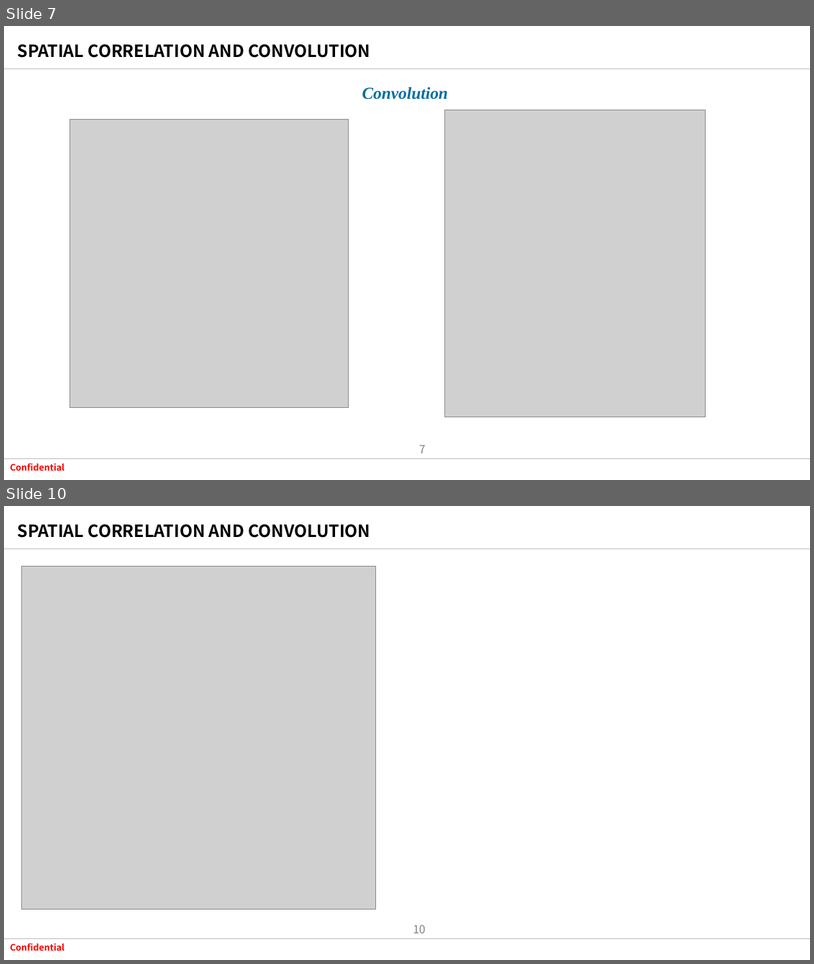
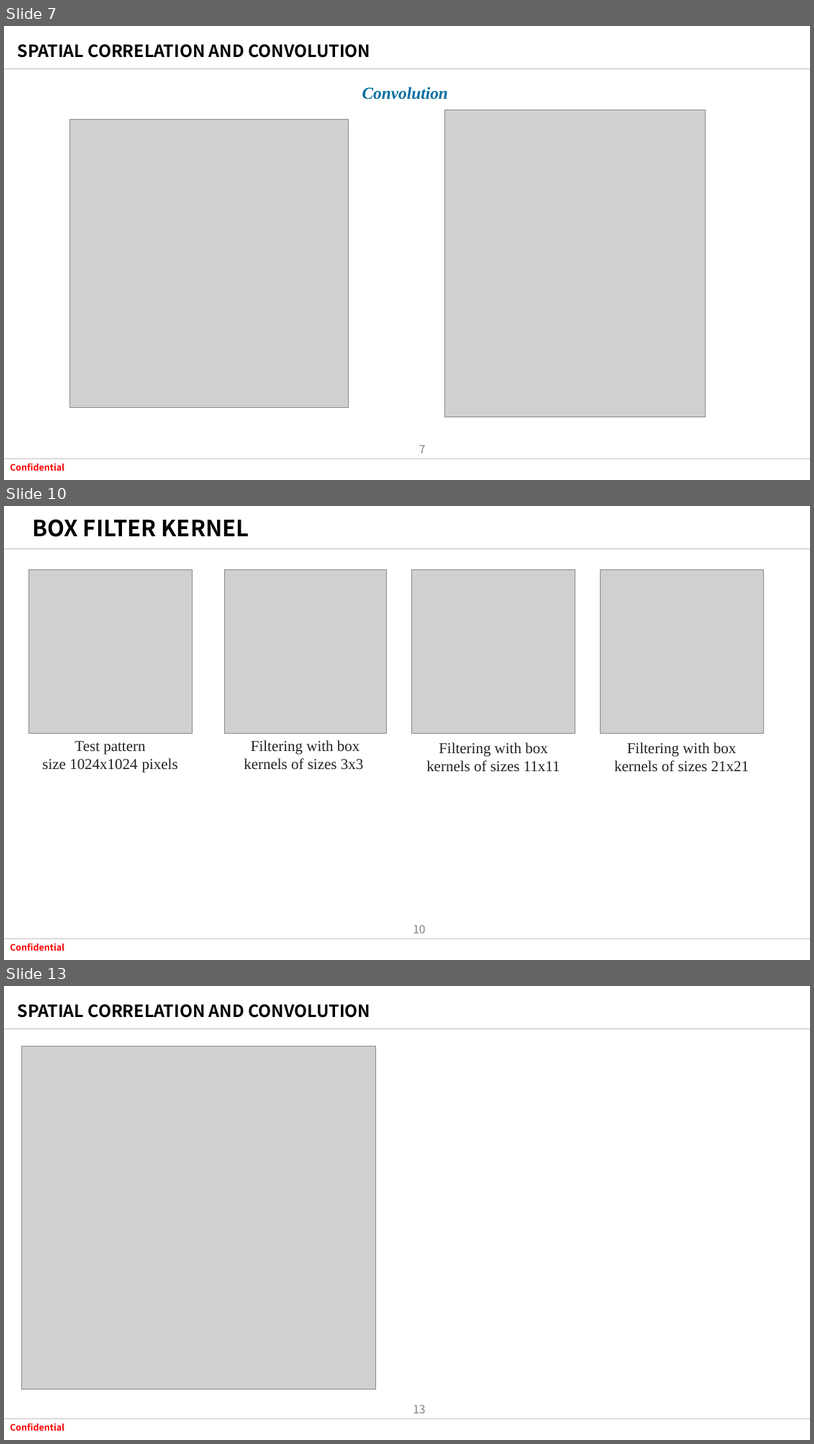
Before and after one commit to tuananh020400/FresherXavisTech, a slide deck: Document/SlideWeek2/Spatial Filltering .pptx. Shown one above the other, each under a label of ours: slides 7 and 10 before the commit, slides 7, 10 and 13 after it; the slides between them are not shown. The pictures are 814x964 and 814x1444 pixels, drawn with LibreOffice and Linux fonts; fonts in the diff are those of the drawing; grey boxes stand for pictures; background and template pictures are left out. Boxes give left, top, right and bottom in pixels: in the first picture for what was removed or moved away, otherwise in the second. Text is boxed around its words. In the diff, an @@ line names an element or a change of style, - is before the commit and + after.

Commit message:
Box filter

```diff
--- a/Document/SlideWeek2/Spatial Filltering .pptx
+++ b/Document/SlideWeek2/Spatial Filltering .pptx
@@ slide 10 added at (4,506,810,960), background #FFFFFF; not listed: 4 template elements that a slide beside it also shows @@
@@ title added at (32,519,250,537), 26.6 pt, text #000000, bold @@
+BOX FILTER KERNEL
@@ picture added at (28,569,192,733) @@
@@ picture added at (224,569,387,733) @@
@@ picture added at (412,569,576,733) @@
@@ picture added at (601,569,764,733) @@
@@ text added at (42,741,178,772), 18 pt, text #242021 @@
+Test pattern
+size 1024x1024 pixels
@@ text added at (244,740,363,770), 18 pt, text #242021 @@
+Filtering with box kernels of sizes 3x3
@@ text added at (427,742,561,772), 18 pt, text #242021 @@
+Filtering with box kernels of sizes 11x11
@@ text added at (615,742,749,772), 18 pt, text #242021 @@
+Filtering with box kernels of sizes 21x21
@@ what was slide 10 is now slide 13 @@
@@ page number at (413,1404,425,1413): text changed @@
-10
+13
```
Also in this commit, not shown: 4 slides changed, 2 other slides added, 3 slides removed, 3 other files.
